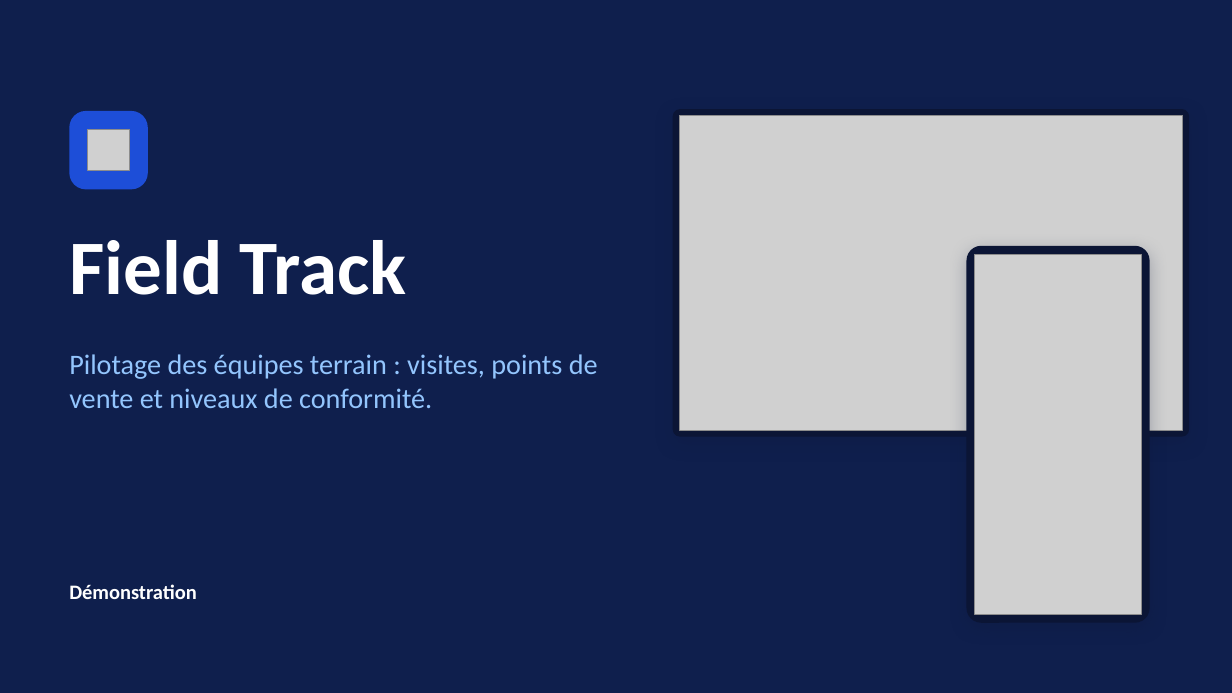
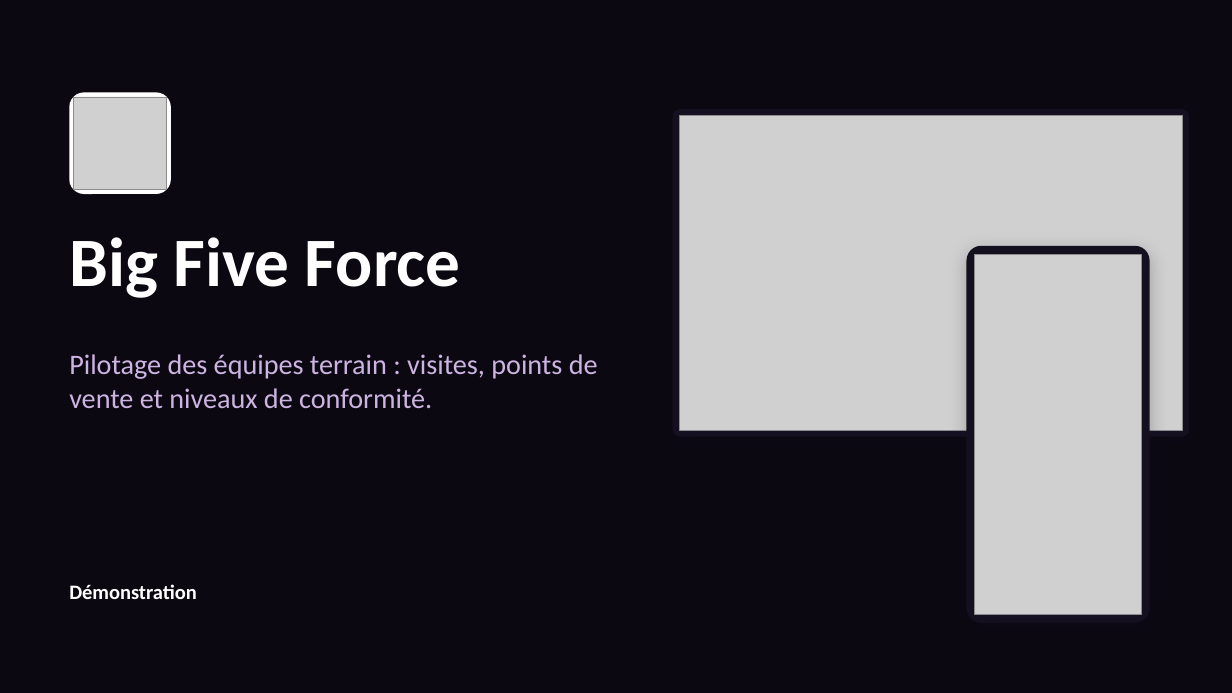
Before and after one commit to jhouedanou/frieslandv3, a slide deck: slide 1 of docs/DEMO-BIG-FIVE-FORCE.pptx. Drawn at 1232x693 pixels with LibreOffice and Linux fonts; fonts in the diff are those of the drawing; grey boxes stand for pictures. Boxes give left, top, right and bottom in pixels: in the first picture for what was removed or moved away, otherwise in the second. Text is boxed around its words. In the diff, an @@ line names an element or a change of style, - is before the commit and + after.

```diff
--- a/docs/DEMO-BIG-FIVE-FORCE.pptx
+++ b/docs/DEMO-BIG-FIVE-FORCE.pptx
@@ background #0F1F4D to #0B0812 @@
@@ rounded rectangle: place and size @@
-rounded rectangle at <box>69,111,148,189</box>
+rounded rectangle at <box>69,92,171,194</box>
@@ rounded rectangle at <box>69,92,171,194</box>: fill #1D4ED8 to #FFFFFF; proportions changed @@
@@ picture: place and size @@
-picture at <box>88,129,129,171</box>
+picture at <box>74,97,166,189</box>
@@ rounded rectangle at <box>673,109,1189,437</box>: fill #0B1535 to #14101F; shadow changed @@
@@ title at <box>69,237,461,298</box>: text changed; size 60 to 54 pt @@
-Field Track
+Big Five Force
@@ rounded rectangle at <box>967,246,1150,623</box>: fill #0B1535 to #14101F; shadow changed @@
@@ text "Pilotage des équipes terrain : ..." at <box>69,354,598,408</box>: text colour #93C5FD to #CDB3E1 @@
```
Also in this commit, not shown: 10 other slides changed.
